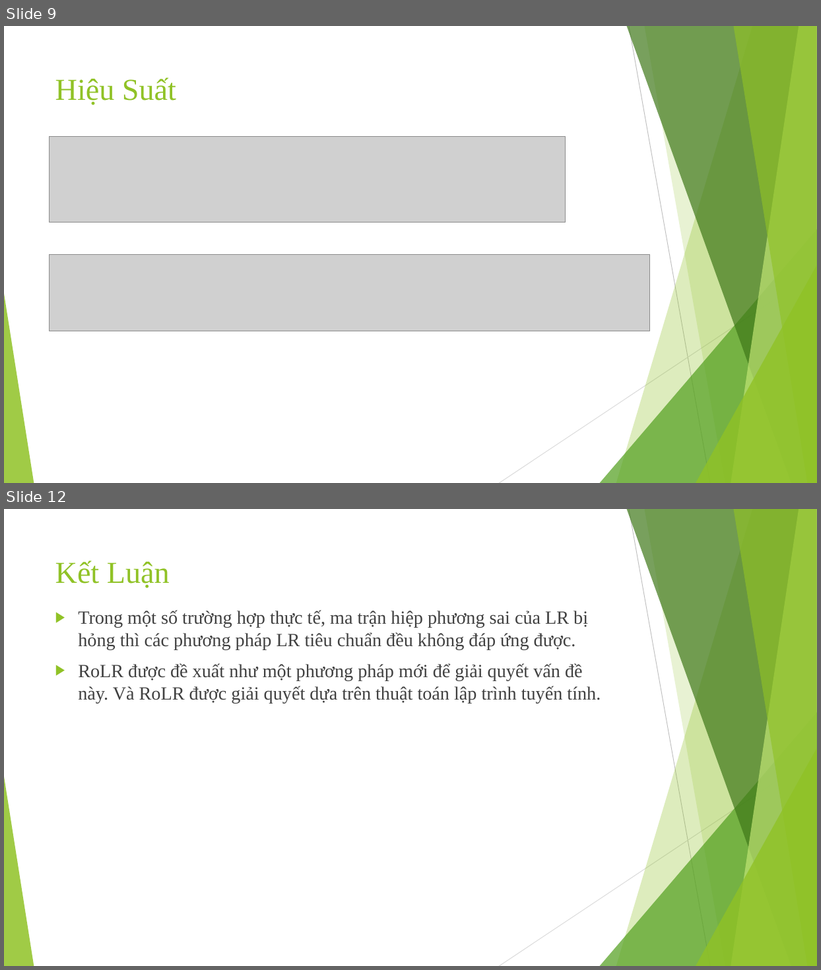
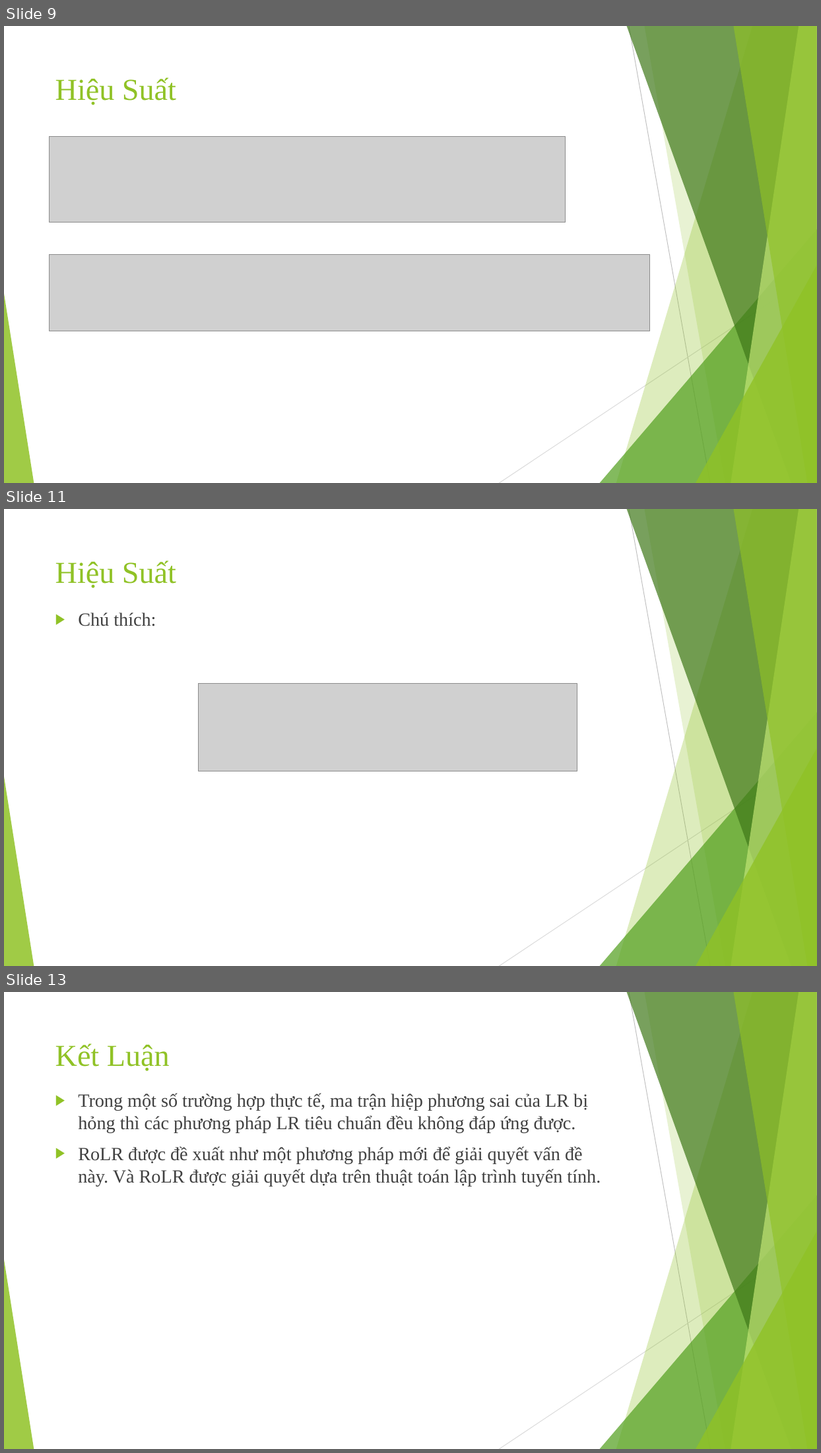
Before and after one commit to giangptdev/Project-3, a slide deck: slides.pptx. Shown one above the other, each under a label of ours: slides 9 and 12 before the commit, slides 9, 11 and 13 after it; the slides between them are not shown. The pictures are 821x970 and 821x1453 pixels, drawn with LibreOffice and Linux fonts; fonts in the diff are those of the drawing; grey boxes stand for pictures. Boxes give left, top, right and bottom in pixels: in the first picture for what was removed or moved away, otherwise in the second. Text is boxed around its words. In the diff, an @@ line names an element or a change of style, - is before the commit and + after.

Commit message:
Presentation

```diff
--- a/slides.pptx
+++ b/slides.pptx
@@ slide 11 added at bbox=[4, 509, 817, 966], background #FFFFFF; not listed: 10 template elements that a slide beside it also shows @@
@@ title added at bbox=[55, 560, 176, 588], 36 pt, text #90C226 @@
+Hiệu Suất
@@ text added at bbox=[78, 613, 156, 626], 22 pt, text #404040 @@
+▶ Chú thích:
@@ picture added at bbox=[199, 683, 578, 771] @@
@@ what was slide 12 is now slide 13 @@
```
Also in this commit, not shown: 1 slide changed, 1 other slide added, 1 slide removed.
